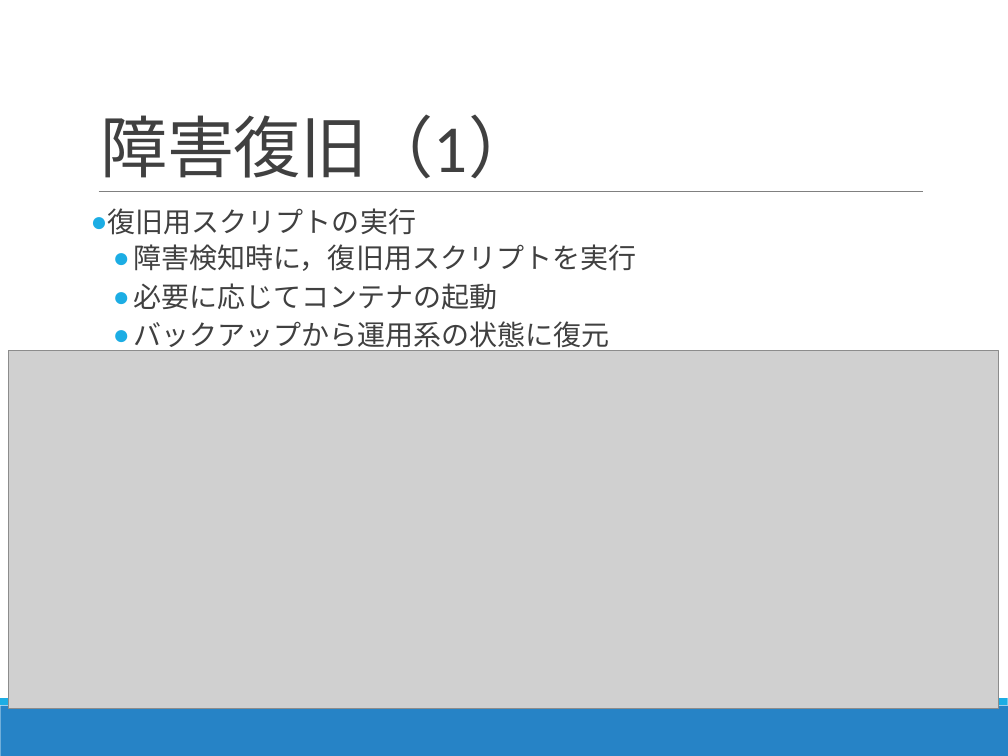
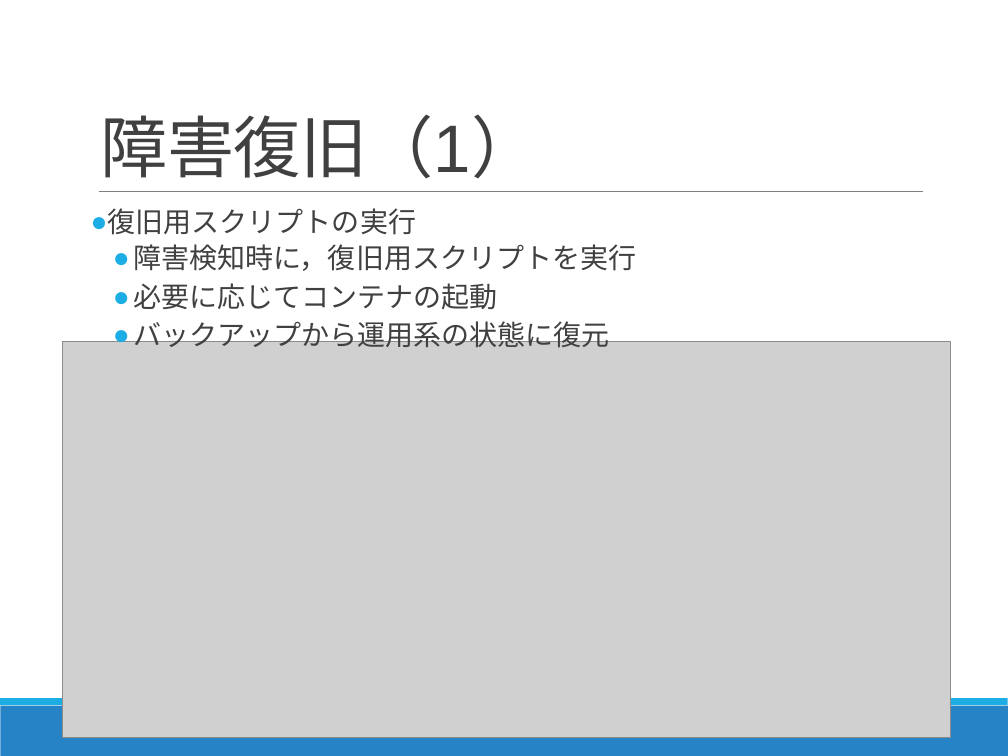
Before and after one commit to Kota0823/Document, a slide deck: slide 18 of 輪講2019-1_鈴木洸太.pptx. Drawn at 1008x756 pixels with LibreOffice and Linux fonts; fonts in the diff are those of the drawing; grey boxes stand for pictures. Boxes give left, top, right and bottom in pixels: in the first picture for what was removed or moved away, otherwise in the second. Text is boxed around its words. In the diff, an @@ line names an element or a change of style, - is before the commit and + after.

```diff
--- a/輪講2019-1_鈴木洸太.pptx
+++ b/輪講2019-1_鈴木洸太.pptx
@@ title "障害復旧（1）" at (101,114,539,179): font Calibri to Arial @@
@@ text "復旧用スクリプトの実行" at (108,208,636,348): font Calibri to Arial @@
@@ picture: place and size @@
-picture at (9,351,999,709)
+picture at (62,342,950,738)
```
Also in this commit, not shown: 33 other slides changed, 1 other file.
